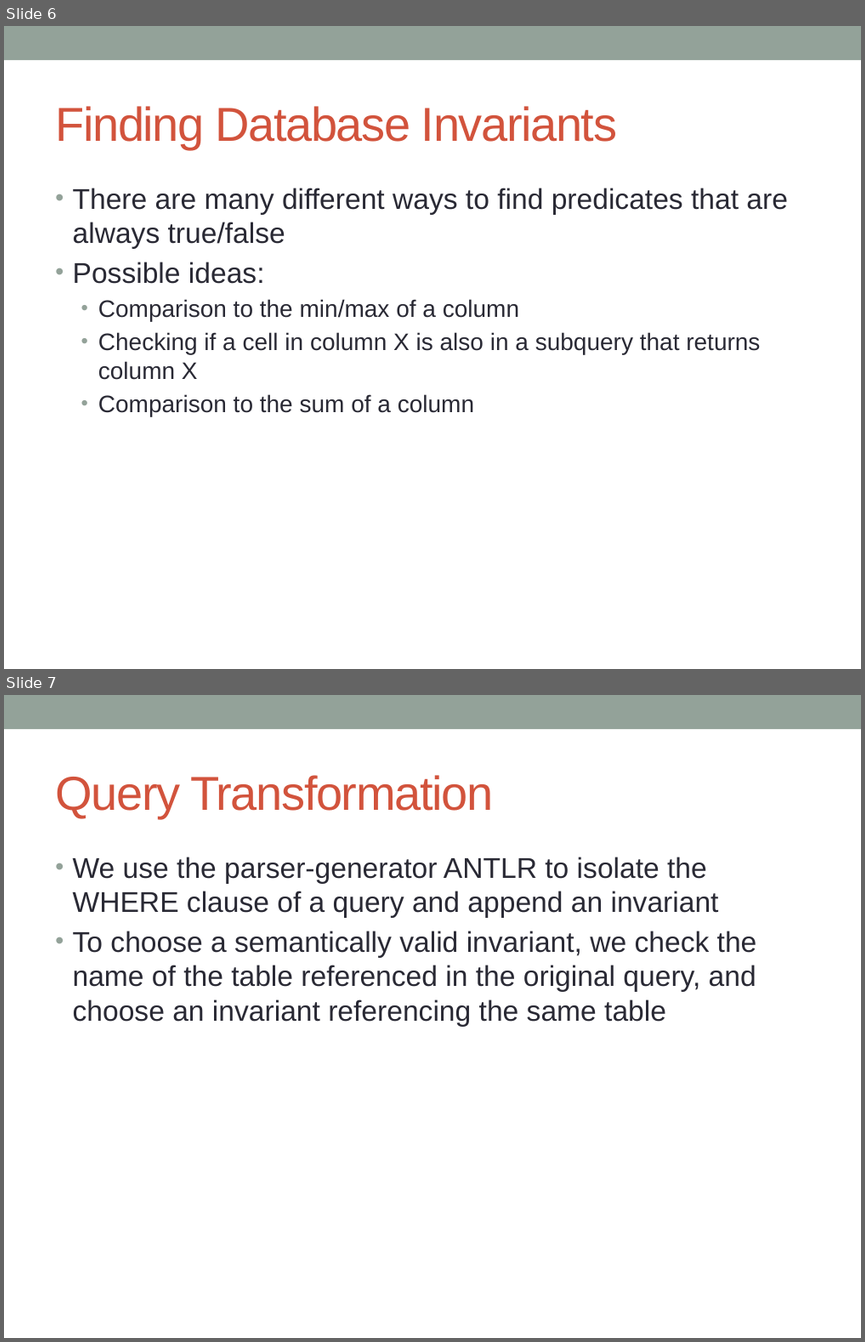
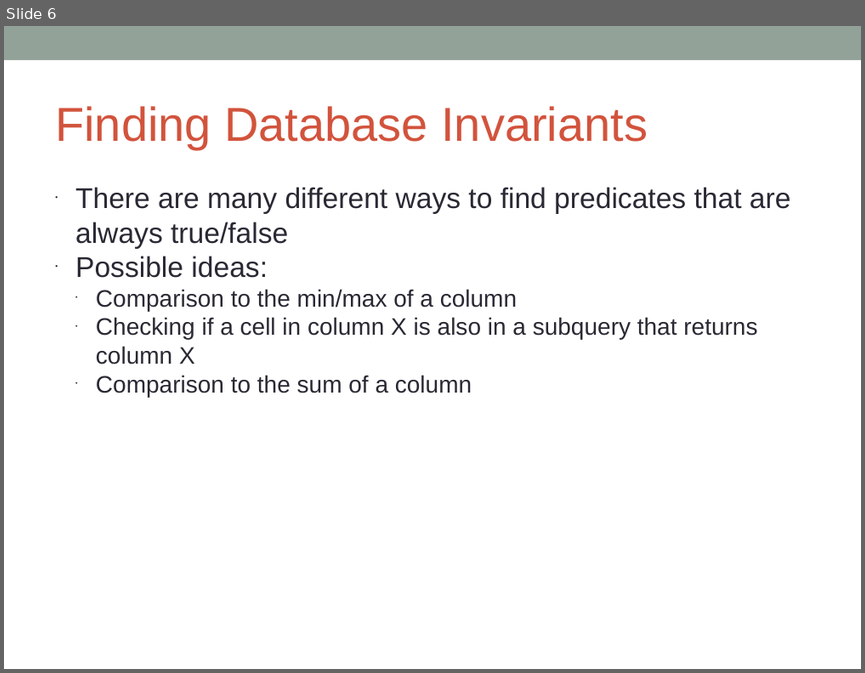
Before and after one commit to benmishkanian/sqltransform, a slide deck: sqltransformpresentation.pptx. Shown one above the other, each under a label of ours: slides 6 and 7 before the commit, slide 6 after it. The pictures are 865x1342 and 865x673 pixels, drawn with LibreOffice and Linux fonts; fonts in the diff are those of the drawing. Boxes give left, top, right and bottom in pixels: in the first picture for what was removed or moved away, otherwise in the second. Text is boxed around its words. In the diff, an @@ line names an element or a change of style, - is before the commit and + after.

```diff
--- a/sqltransformpresentation.pptx
+++ b/sqltransformpresentation.pptx
@@ slide 7 removed at [4,695,861,1338], background #FFFFFF; not listed: 1 template element that a slide beside it also shows @@
@@ title removed at [55,775,493,818] @@
-Query Transformation
@@ text removed at [73,857,757,1027] @@
-• We use the parser-generator ANTLR to isolate the WHERE clause of a query and append an invariant
-• To choose a semantically valid invariant, we check the name of the table referenced in the original query, and choose an invariant referencing the same table
@@ slide 6 changed as well @@
@@ text "Finding Database Invariants" at [55,106,647,149]: letter spacing -1 to 0 pt @@
@@ text "There are many different ways ..." at [75,187,791,397]: indent changed; less space between paragraphs @@
```
Also in this commit, not shown: 5 other slides changed, 4 slides added, 1 other file.
